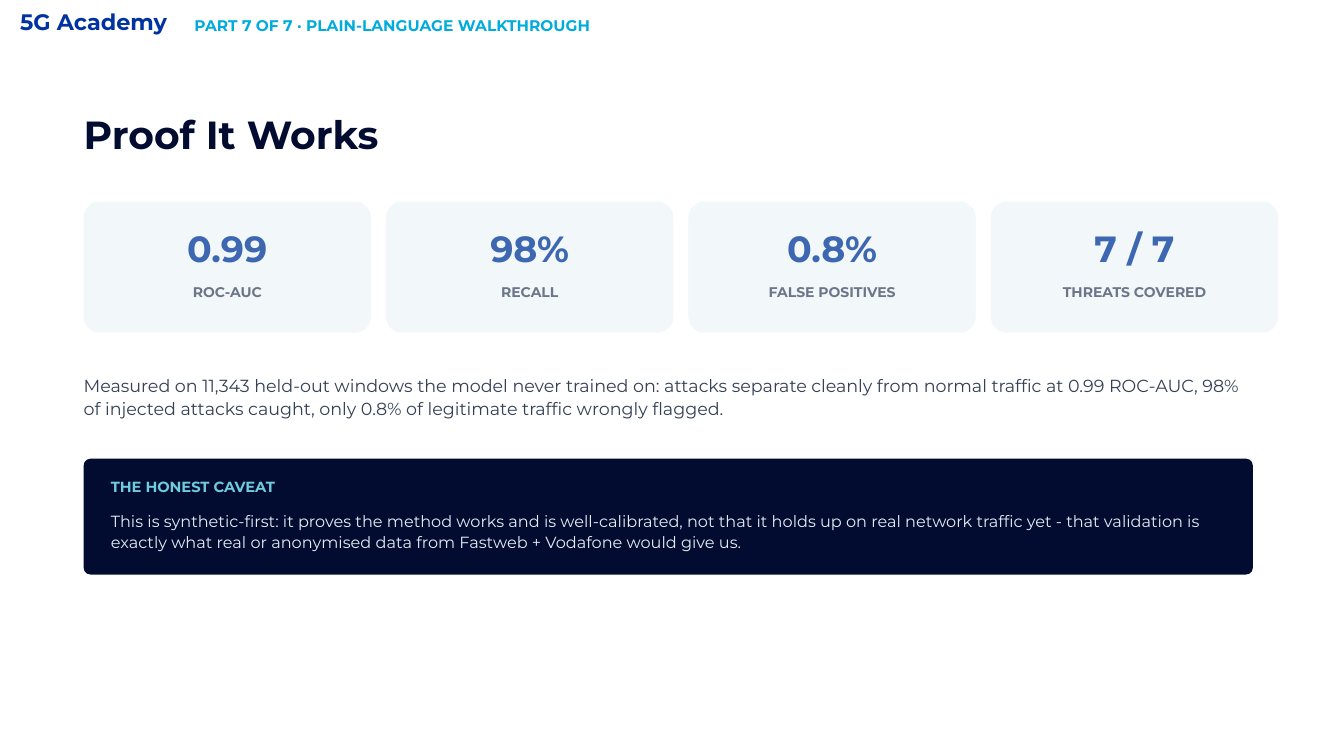
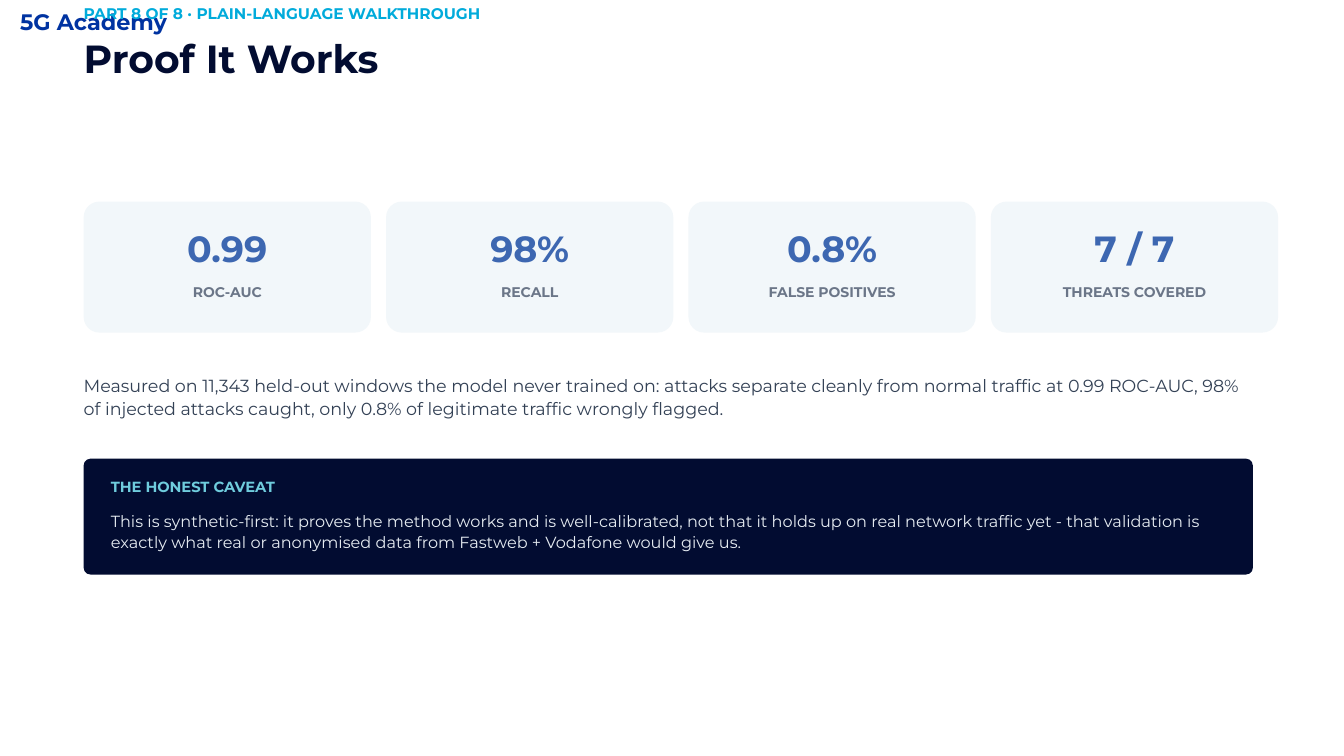
Before and after one commit to fauzan111/AEGIS, a slide deck: slide 10 of slides/AEGIS_Gate1_Official.pptx (slide 9 before the commit). Drawn at 1344x756 pixels with LibreOffice and Linux fonts; fonts in the diff are those of the drawing; background and template pictures are left out. Boxes give left, top, right and bottom in pixels: in the first picture for what was removed or moved away, otherwise in the second. Text is boxed around its words. In the diff, an @@ line names an element or a change of style, - is before the commit and + after.

```diff
--- a/slides/AEGIS_Gate1_Official.pptx
+++ b/slides/AEGIS_Gate1_Official.pptx
@@ text "Proof It Works": place and size @@
-text "Proof It Works" at <box>84,119,379,150</box>
+text "Proof It Works" at <box>84,43,379,74</box>
@@ text at <box>84,4,480,23</box>: text changed @@
-PART 7 OF 7 · PLAIN-LANGUAGE WALKTHROUGH
+PART 8 OF 8 · PLAIN-LANGUAGE WALKTHROUGH
```
Also in this commit, not shown: 13 other slides changed, 1 slide added, 3 other files.
